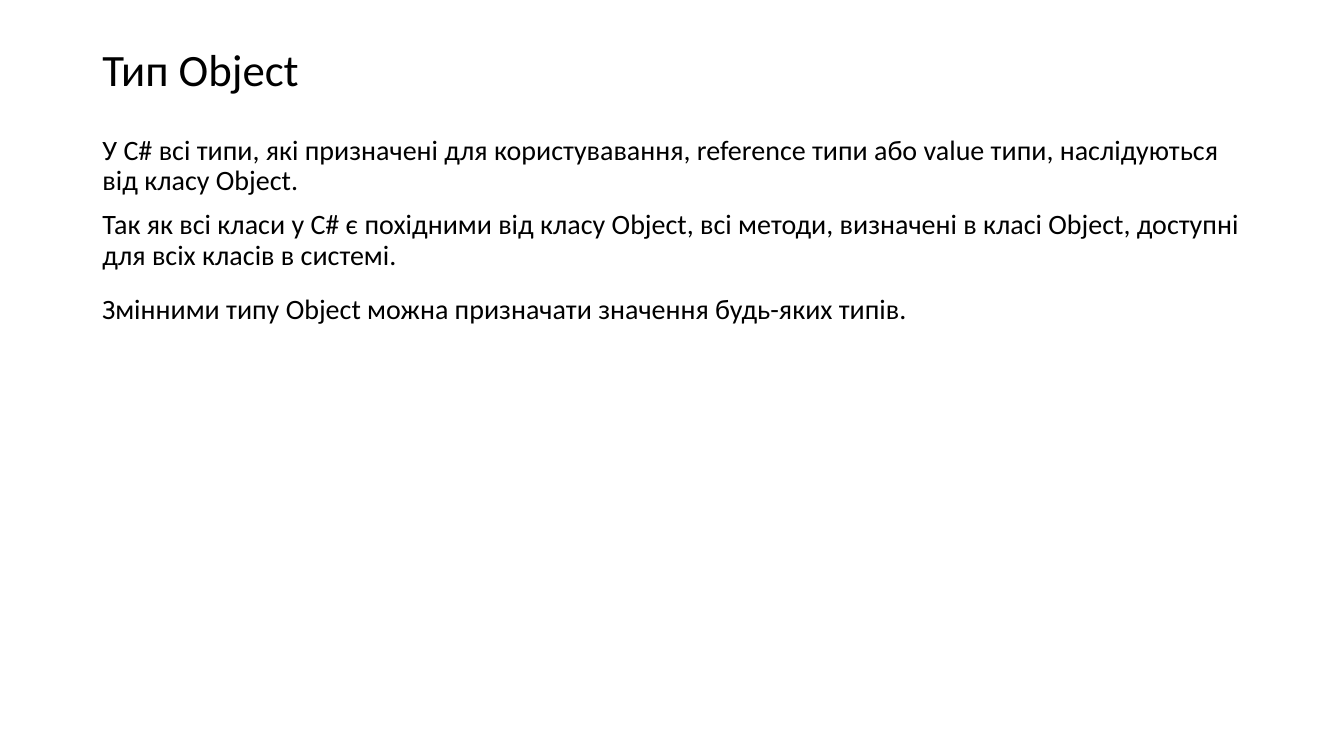
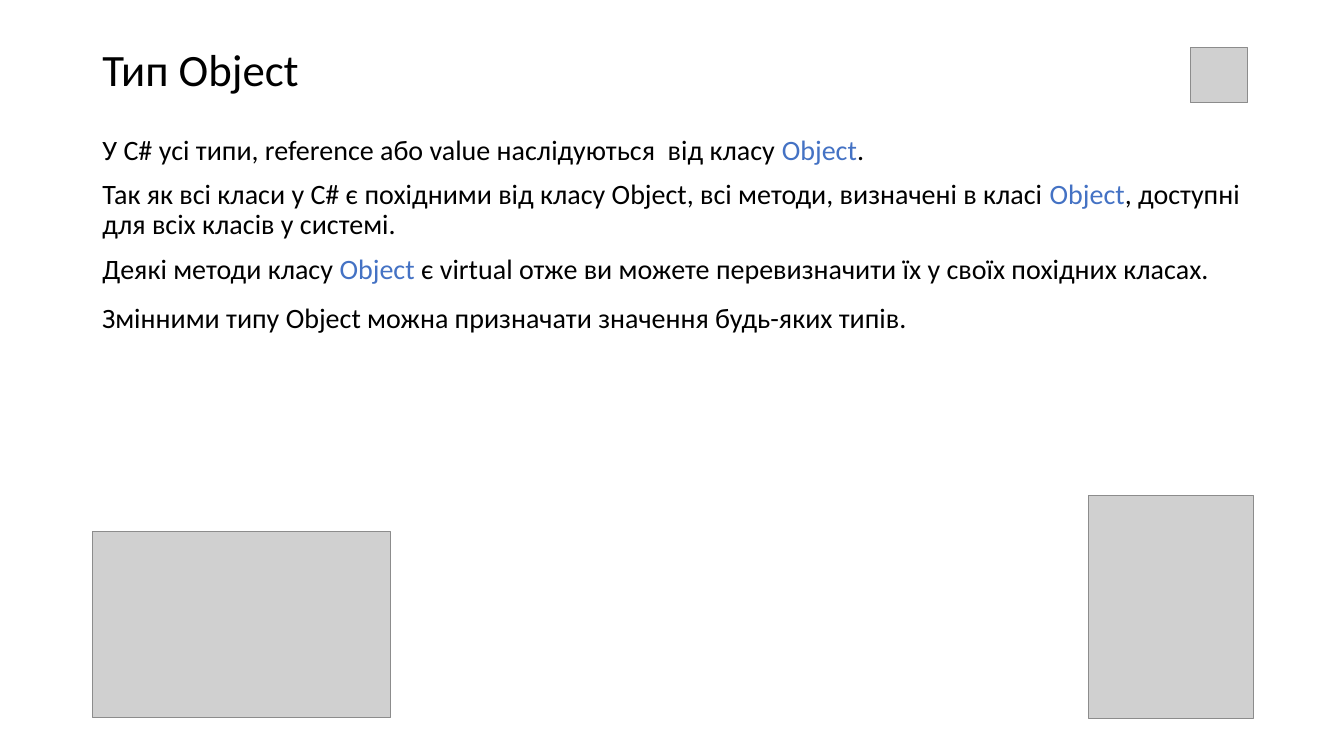
Before and after one commit to IT-Academy2020/Lesson_024_Operators, a slide deck: slide 2 of Lesson24.pptx. Drawn at 1344x756 pixels with LibreOffice and Linux fonts; fonts in the diff are those of the drawing; grey boxes stand for pictures. Boxes give left, top, right and bottom in pixels: in the first picture for what was removed or moved away, otherwise in the second. Text is boxed around its words. In the diff, an @@ line names an element or a change of style, - is before the commit and + after.

Commit message:
Updated

```diff
--- a/Lesson24.pptx
+++ b/Lesson24.pptx
@@ picture added at <box>1191,47,1248,103</box> @@
@@ text at <box>102,140,1240,284</box>: text changed @@
-У C# всі типи, які призначені для користувавання, reference типи або value типи, наслідуються від класу Object.
-Так як всі класи у C# є похідними від класу Object, всі методи, визначені в класі Object, доступні для всіх класів в системі.
+У C# усі типи, reference або value наслідуються від класу Object.
+Так як всі класи у C# є похідними від класу Object, всі методи, визначені в класі Object, доступні для всіх класів у системі.
+Деякі методи класу Object є virtual отже ви можете перевизначити їх у своїх похідних класах.
@@ text "Змінними типу Object можна призначати ...": place and size @@
-text "Змінними типу Object можна призначати ..." at <box>102,299,906,324</box>
+text "Змінними типу Object можна призначати ..." at <box>102,308,906,333</box>
@@ picture added at <box>1088,496,1253,719</box> @@
@@ picture added at <box>93,532,391,718</box> @@
```
Also in this commit, not shown: 7 other slides changed.
